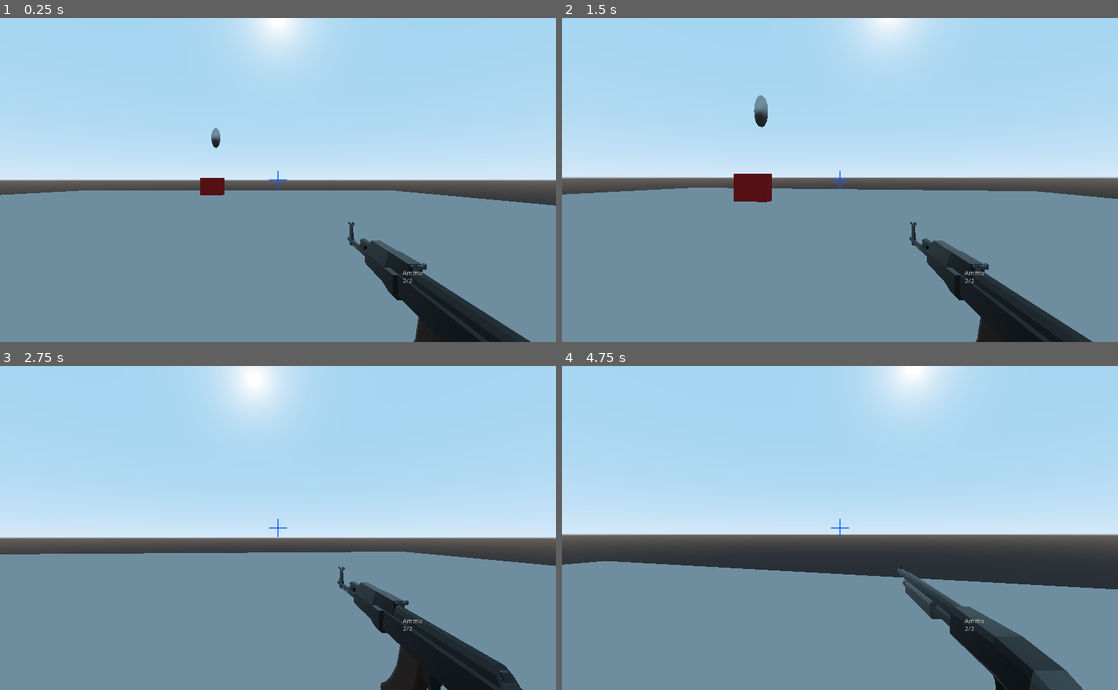
Above: before the commit, frames 1-4 (two rows, left to right).
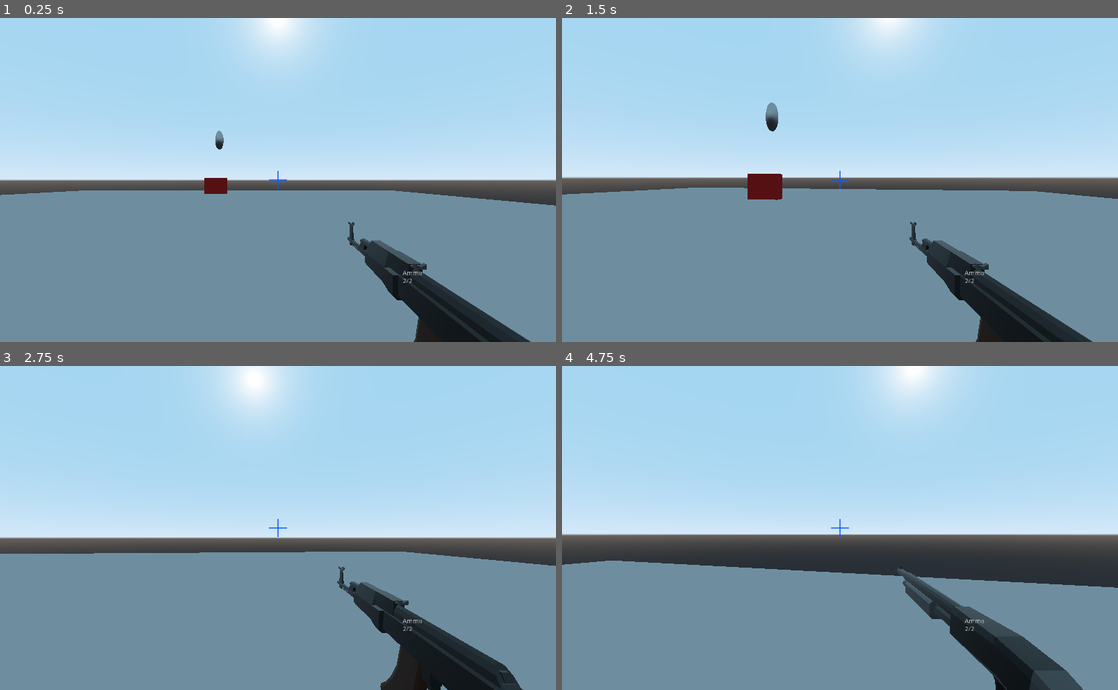
Above: after the commit, the same moments.

Repository: TheNoobBOBXD/Game2021
Game: Godot game, scene res://Scenes/World.tscn
Same seed, same stepped clock (60 frames per second), same inputs: the game is played once before the commit and once after it.
Inputs (mouse positions are in pixels of both pictures, inside the frame that each line leads up to):
- Up to frame 1 (0.25 s): no input
- Up to frame 2 (1.5 s): tap Enter at 0.5 s; move the mouse to (867, 180) at 0.52 s; hold W (move_forward) from 0.53 s (still down); tap E (Interact) at 0.6 s; tap Space (jump) at 0.77 s; move the mouse to (812, 180) at 1.27 s; tap Ctrl (crouch) at 1.35 s
- Up to frame 3 (2.75 s): keep holding W (move_forward); tap Space (jump) at 1.52 s; move the mouse to (289, 521) at 2.02 s; press the mouse at (289, 521) at 2.03 s
- Up to frame 4 (4.75 s): keep holding W (move_forward); move the mouse to (834, 534) at 2.77 s; release the mouse at (834, 534) at 2.78 s; tap 1 (weapon1) at 2.85 s; tap Space (jump) at 3.02, 3.77, 4.52 s; move the mouse to (878, 531) at 3.52 s; tap 2 (weapon2) at 3.6 s; move the mouse to (795, 524) at 4.27 s; tap E (Interact) at 4.35 s

The runs differ from the first frame. In frame 1, 0.2% of the frame differs, in the area x 36-41%, y 33-55%; in frame 2, 0.8%, in the area x 29-81%, y 23-57%; in frame 3, less than 0.1%; in frame 4, 0.4%.

Commit message:
DELTEDMOSTTHINGS
aaaaaa

Diff:
--- a/PrisonEscape3D/Scenes/World.tscn
+++ b/PrisonEscape3D/Scenes/World.tscn
@@ -18,7 +18,7 @@
 transform = Transform( 1.41337, 0, 0, 0, 1.41337, 0, 0, 0, 1.41337, 0, 0, 0 )
 
 [node name="Player" parent="." instance=ExtResource( 1 )]
-transform = Transform( 1, 0, 0, 0, 1, 0, 0, 0, 1, 4.24517, -8.4344e-08, 21.2259 )
+transform = Transform( 1, 0, 0, 0, 1, 0, 0, 0, 1, 4.24517, -8.4344e-08, 21.9883 )
 jump_power = 25
 
 [node name="Groundbase" type="MeshInstance" parent="."]
